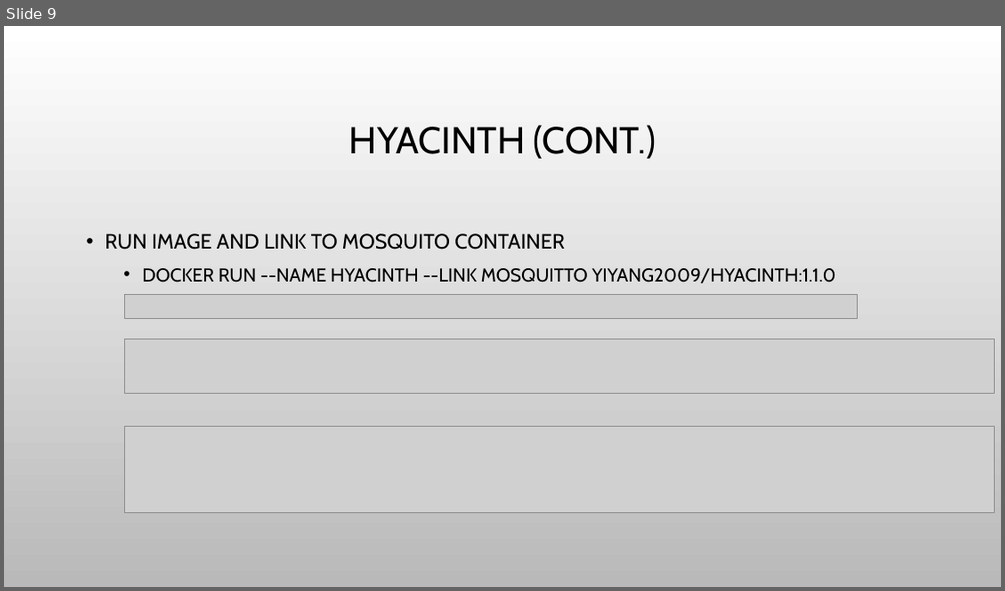
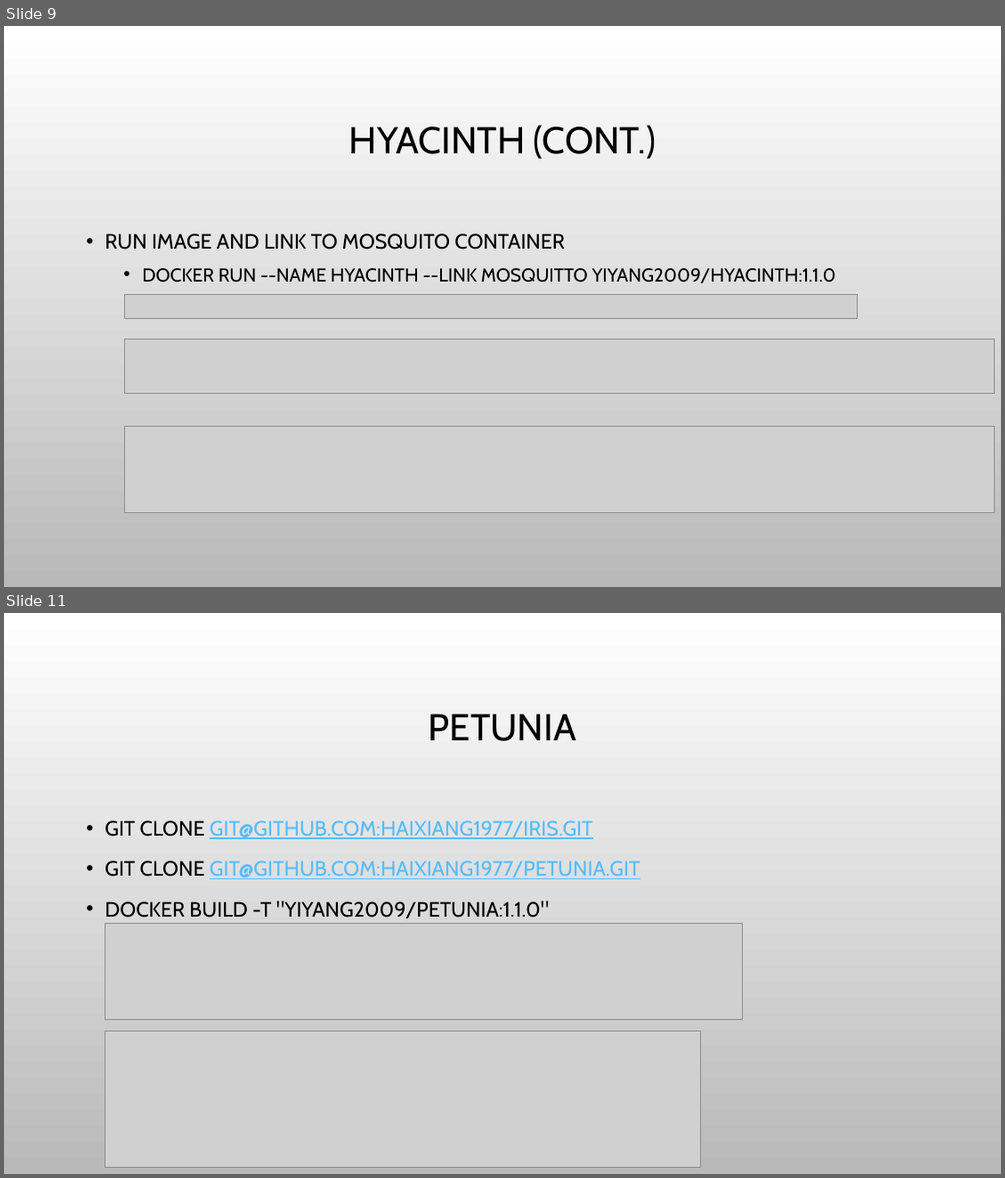
Before and after one commit to haixiang1977/iris, a slide deck: Docker architect.pptx. Shown one above the other, each under a label of ours: slide 9 before the commit, slides 9 and 11 after it; the slides between them are not shown. The pictures are 1005x591 and 1005x1178 pixels, drawn with LibreOffice and Linux fonts; fonts in the diff are those of the drawing; grey boxes stand for pictures; background and template pictures are left out. Boxes give left, top, right and bottom in pixels: in the first picture for what was removed or moved away, otherwise in the second. Text is boxed around its words. In the diff, an @@ line names an element or a change of style, - is before the commit and + after.

Commit message:
Update Petunia

```diff
--- a/Docker architect.pptx
+++ b/Docker architect.pptx
@@ slide 11 added at bbox=[4, 613, 1001, 1174], background picture (left out) @@
@@ title added at bbox=[429, 714, 576, 741], 36 pt, text #000000 @@
+PETUNIA
@@ text added at bbox=[105, 820, 640, 918], 20 pt, text #56BCFE, underline @@
+• GIT CLONE GIT@GITHUB.COM:HAIXIANG1977/IRIS.GIT
+• GIT CLONE GIT@GITHUB.COM:HAIXIANG1977/PETUNIA.GIT
+• DOCKER BUILD -T "YIYANG2009/PETUNIA:1.1.0"
@@ picture added at bbox=[105, 924, 742, 1019] @@
@@ picture added at bbox=[105, 1031, 701, 1167] @@
```
Also in this commit, not shown: 1 slide changed, 4 other slides added.
